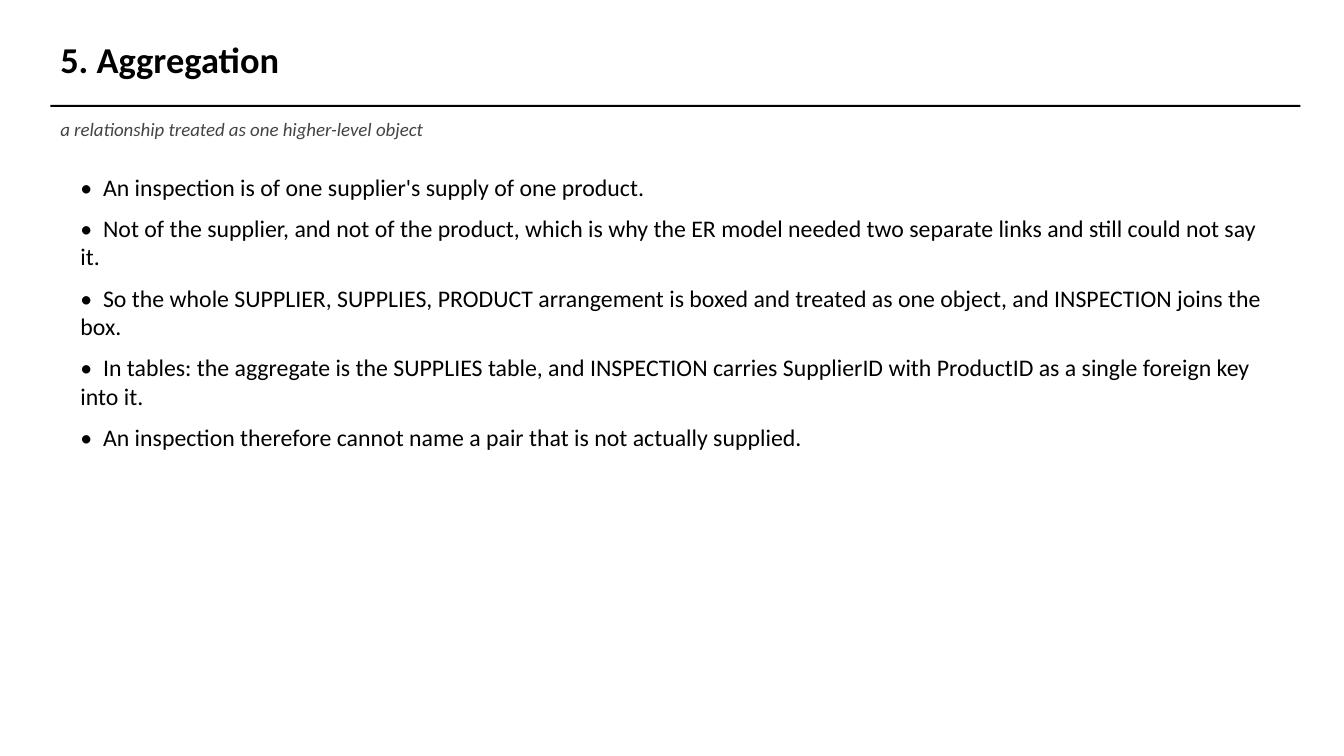
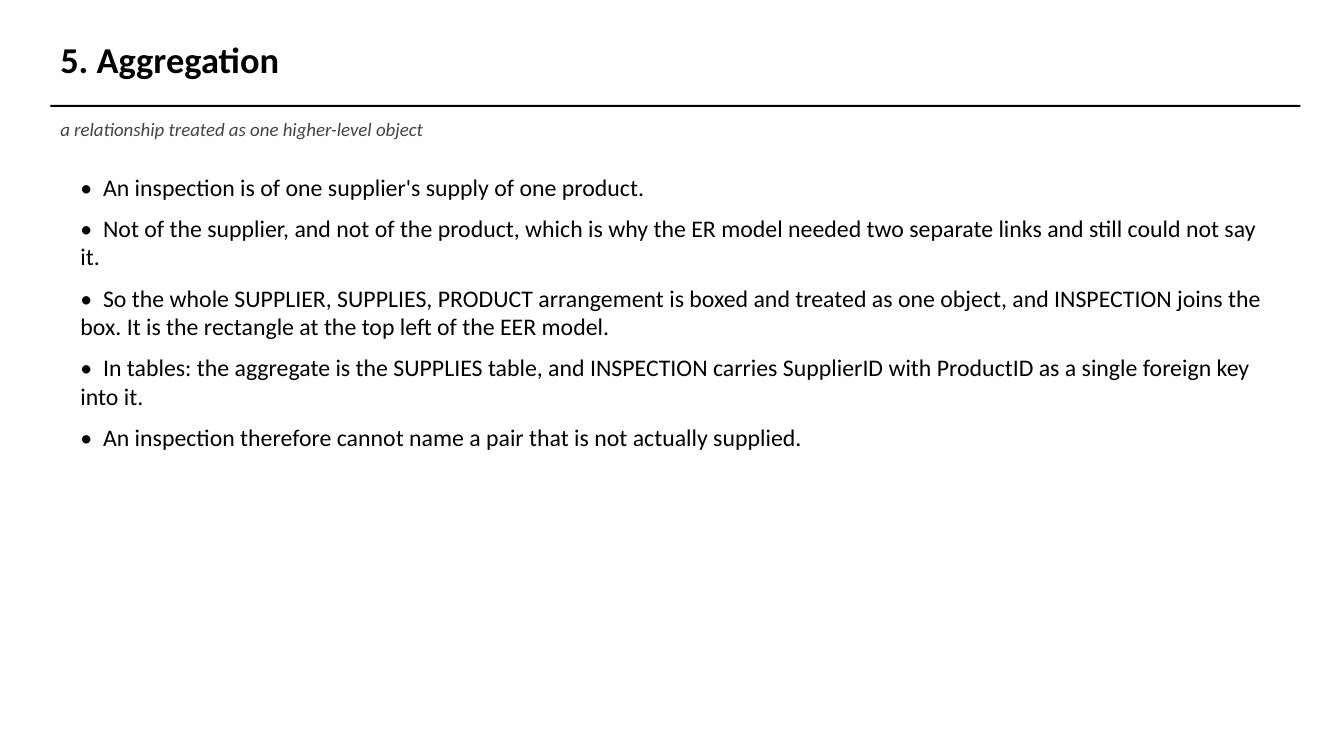
Before and after one commit to AviDhandhania/warehouse-supply-chain-dbms, a slide deck: slide 11 of presentation/DA1_Presentation.pptx. Drawn at 1344x756 pixels with LibreOffice and Linux fonts; fonts in the diff are those of the drawing. Boxes give left, top, right and bottom in pixels: in the first picture for what was removed or moved away, otherwise in the second. Text is boxed around its words. In the diff, an @@ line names an element or a change of style, - is before the commit and + after.

```diff
--- a/presentation/DA1_Presentation.pptx
+++ b/presentation/DA1_Presentation.pptx
@@ text at <box>80,290,1260,339</box>: text changed @@
-• So the whole SUPPLIER, SUPPLIES, PRODUCT arrangement is boxed and treated as one object, and INSPECTION joins the box.
+• So the whole SUPPLIER, SUPPLIES, PRODUCT arrangement is boxed and treated as one object, and INSPECTION joins the box. It is the rectangle at the top left of the EER model.
```
Also in this commit, not shown: 9 other slides changed, 1 slide removed, 14 other files.
